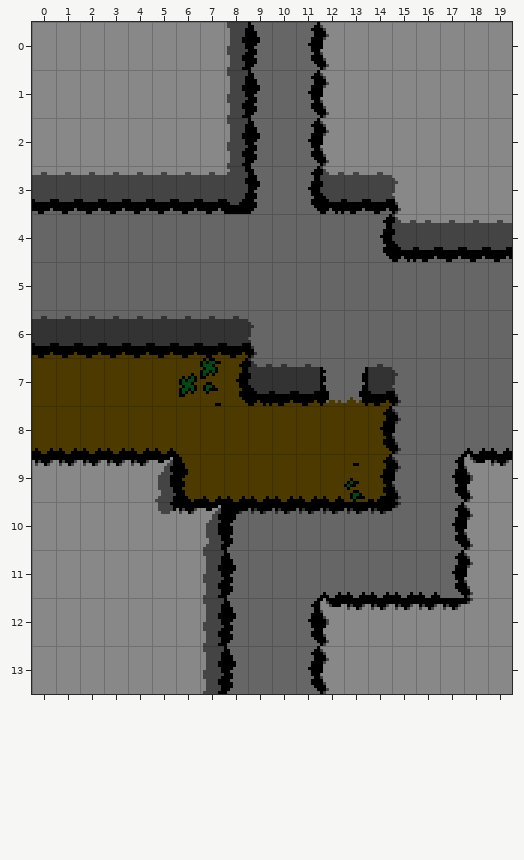
Tiled map, stored at tiled/hills_room_5.tmx. That is the earlier state.
Cells are 8x16 px. Shown: x 0..19, y 0..13.
New version:
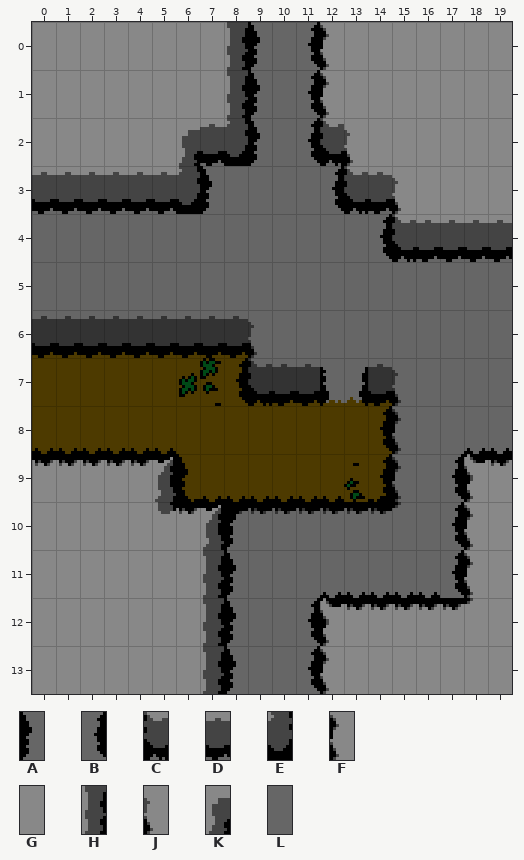
Key: from "hills_high": A 0, B 2, C 3, D 4, E 5, F 9, G 10, H 11, J 12, K 13; from "hills_ledges": L 25.
_ is an empty cell, . an unchanged one.
Author's note on the commit: hills tweaks, harpy queen graphics enabled
Changes in this commit:
--- layer "Tile Layer 1"
@@ x 6..13 @@
- 2 GGH...FG
- 3 DDEA.BCD
+ 2 KDE...CJ
+ 3 EALL.LBC
Changed places in both pictures, as pixel boxes (x1, y1, x2, y2):
changed: (176, 118, 260, 214)
changed: (308, 118, 368, 214)
